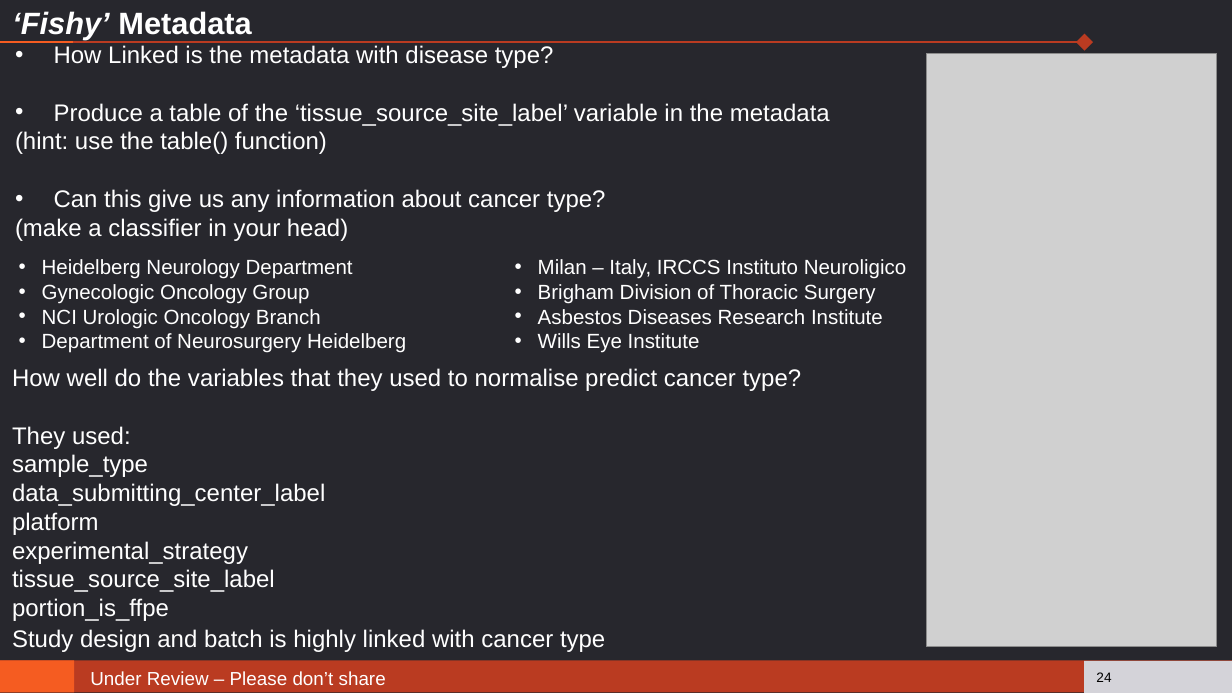
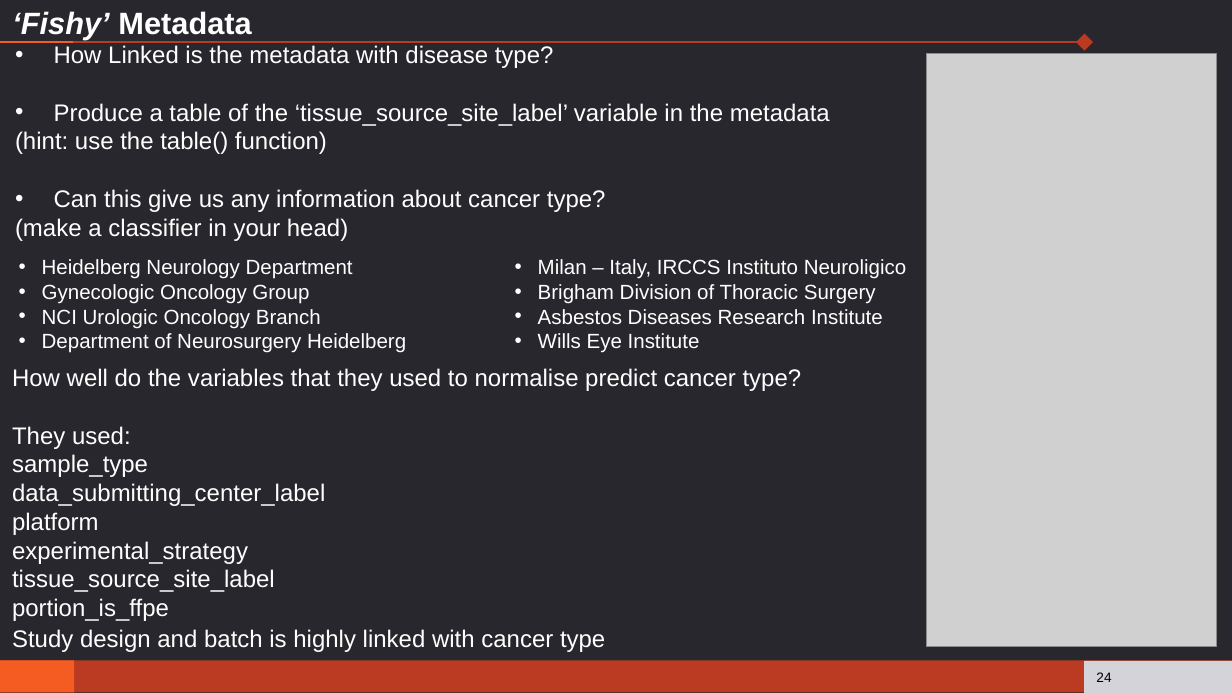
Before and after one commit to UEA-Cancer-Genetics-Lab/MMB-masterclass-biomarkers, a slide deck: slide 24 of Presentations/Gihawi_MMB_Sequence_to_Consequence_27Jun25.pptx. Drawn at 1232x693 pixels with LibreOffice and Linux fonts; fonts in the diff are those of the drawing; grey boxes stand for pictures. Boxes give left, top, right and bottom in pixels: in the first picture for what was removed or moved away, otherwise in the second. Text is boxed around its words. In the diff, an @@ line names an element or a change of style, - is before the commit and + after.

```diff
--- a/Presentations/Gihawi_MMB_Sequence_to_Consequence_27Jun25.pptx
+++ b/Presentations/Gihawi_MMB_Sequence_to_Consequence_27Jun25.pptx
@@ text removed at bbox=[90, 671, 386, 685] @@
-Under Review – Please don’t share
```
Also in this commit, not shown: 1 other slide changed.
